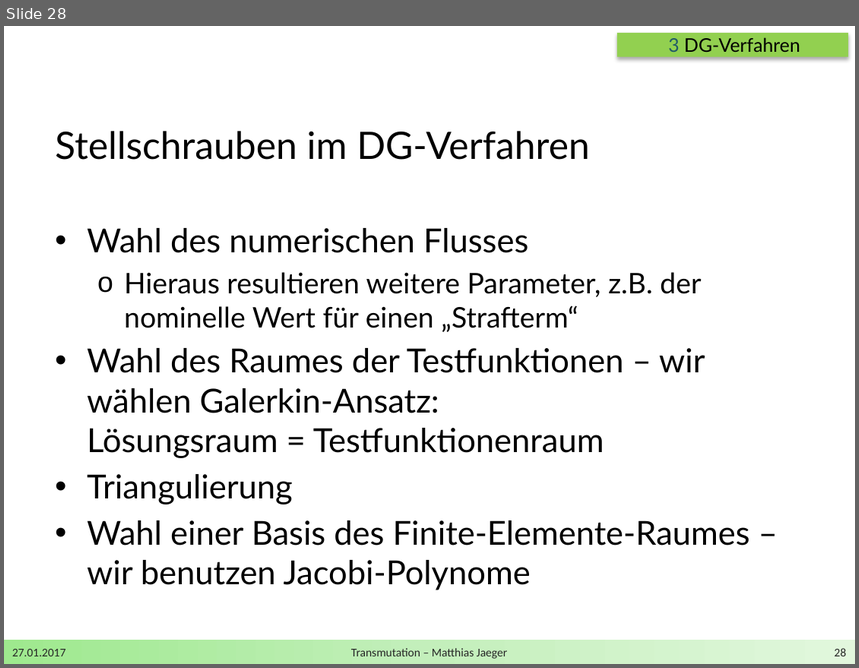
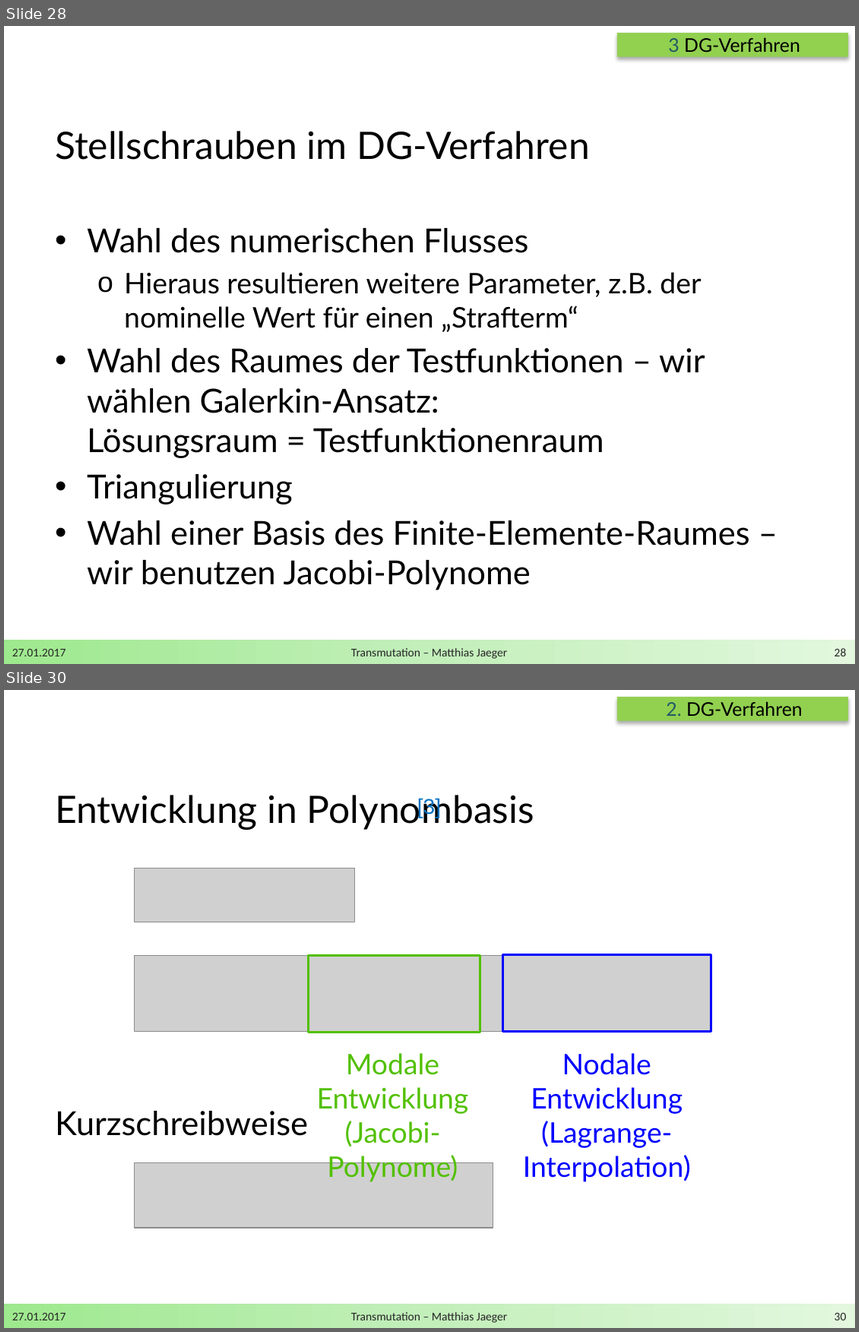
Before and after one commit to DerKleineGauss/Masterarbeit, a slide deck: Zwischenvortrag/Präsentation.pptx. Shown one above the other, each under a label of ours: slide 28 before the commit, slides 28 and 30 after it; the slides between them are not shown. The pictures are 859x668 and 859x1332 pixels, drawn with LibreOffice and Linux fonts; fonts in the diff are those of the drawing; grey boxes stand for pictures; background and template pictures are left out. Boxes give left, top, right and bottom in pixels: in the first picture for what was removed or moved away, otherwise in the second. Text is boxed around its words. In the diff, an @@ line names an element or a change of style, - is before the commit and + after.

```diff
--- a/Zwischenvortrag/Präsentation.pptx
+++ b/Zwischenvortrag/Präsentation.pptx
@@ slide 30 added at [4,690,855,1328], background #FFFFFF; not listed: 1 template element that a slide beside it also shows @@
@@ rectangle added at [617,697,848,721], fill #92D050 @@
@@ text added at [666,701,803,716], 16 pt, text #000000 @@
+2. DG-Verfahren
@@ text added at [55,795,534,1136], 32 pt, text #000000 @@
+Entwicklung in Polynombasis
+Kurzschreibweise
@@ text added at [417,797,441,818], 18 pt, text #0070C0 @@
+[3]
@@ picture added at [135,869,356,923] @@
@@ picture added at [135,955,712,1032] @@
@@ rectangle added at [309,955,481,1032], outline #52C000 2 pt @@
@@ rectangle added at [503,954,712,1031], outline #0000FF 2 pt @@
@@ text added at [317,1053,469,1182], 24 pt, text #52C000 @@
+Modale Entwicklung
+(Jacobi-Polynome)
@@ text added at [523,1053,691,1182], 24 pt, text #0000FF @@
+Nodale Entwicklung
+(Lagrange-Interpolation)
@@ picture added at [135,1163,493,1228] @@
@@ text added at [12,1313,66,1321], 10 pt, text #262626 @@
+27.01.2017
@@ text added at [351,1312,507,1323], 10 pt, text #262626 @@
+Transmutation – Matthias Jaeger
@@ page number added at [835,1313,847,1321], 10 pt, text #262626 @@
+30
```
Also in this commit, not shown: 3 slides changed, 4 other slides added, 50 other files.
